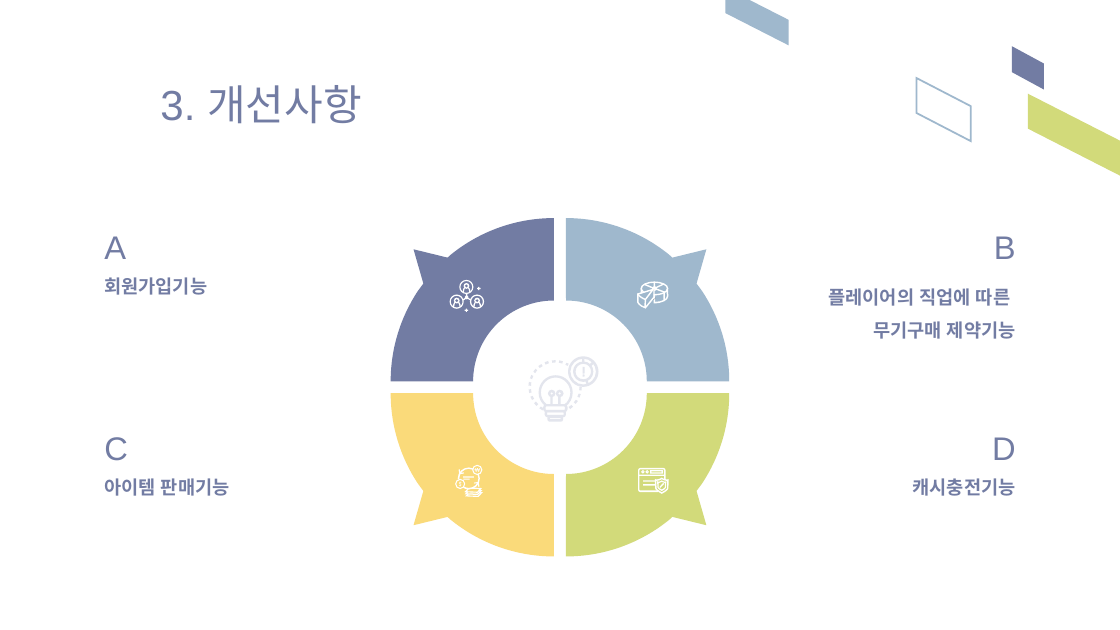
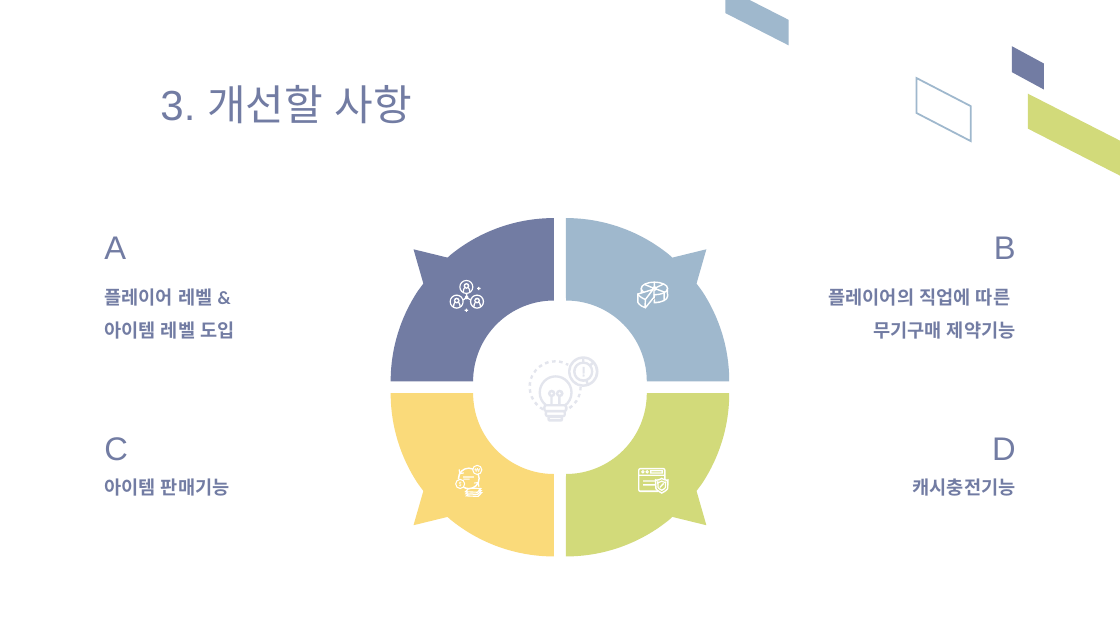
Before and after one commit to yn0315/team-project04, a slide deck: slide 15 of 프로젝트4 발표자료.pptx. Drawn at 1120x630 pixels with LibreOffice and Linux fonts; fonts in the diff are those of the drawing. Boxes give left, top, right and bottom in pixels: in the first picture for what was removed or moved away, otherwise in the second. Text is boxed around its words. In the diff, an @@ line names an element or a change of style, - is before the commit and + after.

Commit message:
09.16 아이템 업그레이드 프로그램 최종본

```diff
--- a/프로젝트4 발표자료.pptx
+++ b/프로젝트4 발표자료.pptx
@@ text at (160,85,412,123): text changed @@
-3. 개선사항
+3. 개선할 사항
@@ text at (104,288,234,339): text changed @@
-회원가입기능
+플레이어 레벨 &
+아이템 레벨 도입
```
Also in this commit, not shown: 9 other slides changed, 3 other files.
